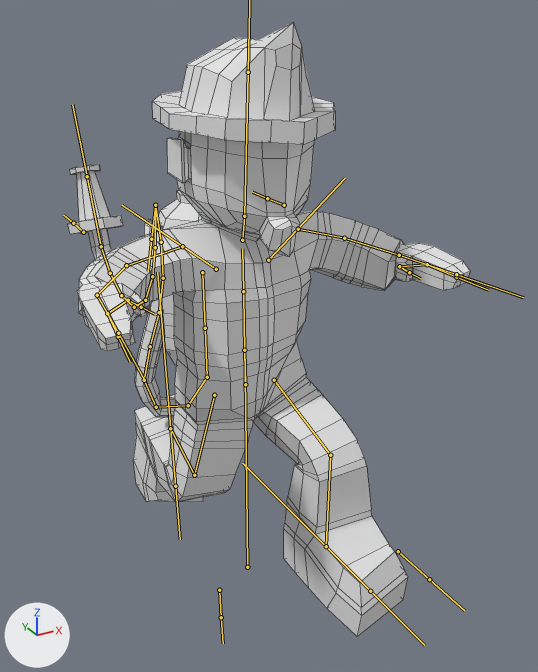
The FBX model FireFighter/Assets/FBX/Fireman/FireFighterModelWithBag.fbx as it was, and as the next commit left it.
Rendered twice from a 50 mm camera at (-7.88, -15.62, 15.11) aimed at (1.05, 0.62, 6.99). The axes (+X, +Y, +Z) are drawn at lower left. The lights are the same throughout. Both versions are drawn at frame 17 of the action 'FireMan|OnAirR'; the numbers are the values there. The bones that bend it are drawn over the model as lines. Mesh edges are drawn as thin lines.
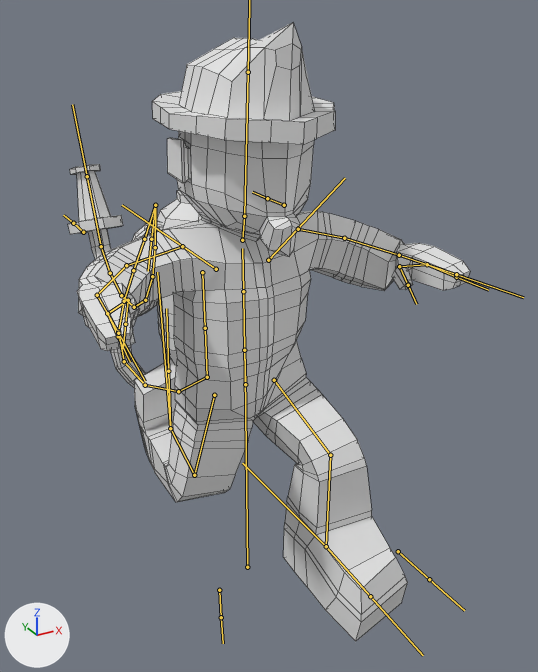
What differs and where, as boxes (x1, y1, x2, y2) in the pictures (538 x 672 px):
'Sphere', posed
    before: (68, 23, 470, 637)
    after: (68, 23, 470, 641)
bone 'Hose1', root to tip
    before: (207, 377) to (188, 405)
    after: (207, 377) to (178, 391)
bone 'Hose2', root to tip
    before: (188, 405) to (156, 407)
    after: (178, 391) to (145, 385)
bone 'Hose3', root to tip
    before: (156, 407) to (144, 380)
    after: (145, 385) to (124, 361)
bone 'Hose4', root to tip
    before: (144, 380) to (150, 346)
    after: (124, 361) to (118, 331)
bone 'Hose5', root to tip
    before: (150, 346) to (159, 312)
    after: (118, 331) to (124, 301)
bone 'Hose6', root to tip
    before: (159, 312) to (163, 278)
    after: (124, 301) to (133, 270)
bone 'Hose7', root to tip
    before: (163, 278) to (161, 242)
    after: (133, 270) to (144, 239)
bone 'Hose8', root to tip
    before: (161, 242) to (155, 205)
    after: (144, 239) to (155, 205)
bone 'Foot.R', root to tip
    before: (326, 546) to (370, 591)
    after: (326, 546) to (370, 596)
bone 'Foot.L', root to tip
    before: (170, 428) to (175, 486)
    after: (170, 428) to (168, 371)

The change in detail:
Bone 'Hose1' (bone_hose1) turns from (0, 0, 40) to (30, -15, 47) degrees about its own x, y and z.
Bone 'Hose2' (bone_hose2) turns from (1, 0, 63) to (19, -7, 38) degrees about its own x, y and z.
Bone 'Hose3' (bone_hose3) turns from (1, 0, 60) to (19, -6, 36) degrees about its own x, y and z.
Bone 'Hose4' (bone_hose4) turns from (0, 0, 32) to (14, -4, 28) degrees about its own x, y and z.
Bone 'Hose5' (bone_hose5) turns from (0, 0, 5) to (8, -1, 15) degrees about its own x, y and z.
Bone 'Hose6' (bone_hose6) turns from (0, 0, -9) to (3, 0, 6) degrees about its own x, y and z.
Bone 'Hose7' (bone_hose7) turns from (0, 0, -10) to (0, 0, 1) degrees about its own x, y and z.
Bone 'Hose8' (bone_hose8) turns from (0, 0, -6) to (0, 0, 0) degrees about its own x, y and z.
Bone 'Hose9' (bone_hose9) turns from (4, -24, -173) to (17, -78, 146) degrees about its own x, y and z.
Bone 'Foot.R' (bone_foot_r) turns from (3, 0, 7) to (-2, 0, 7) degrees about its own x, y and z.
Bone 'Foot.L' (bone_foot_l) turns from (-2, -9, -3) to (171, -9, -3) degrees about its own x, y and z.
